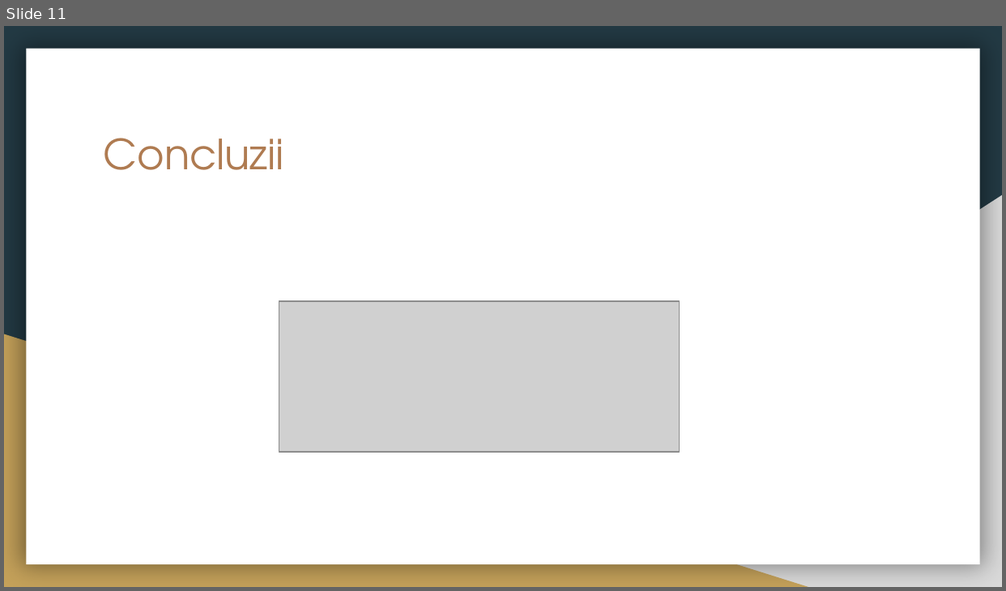
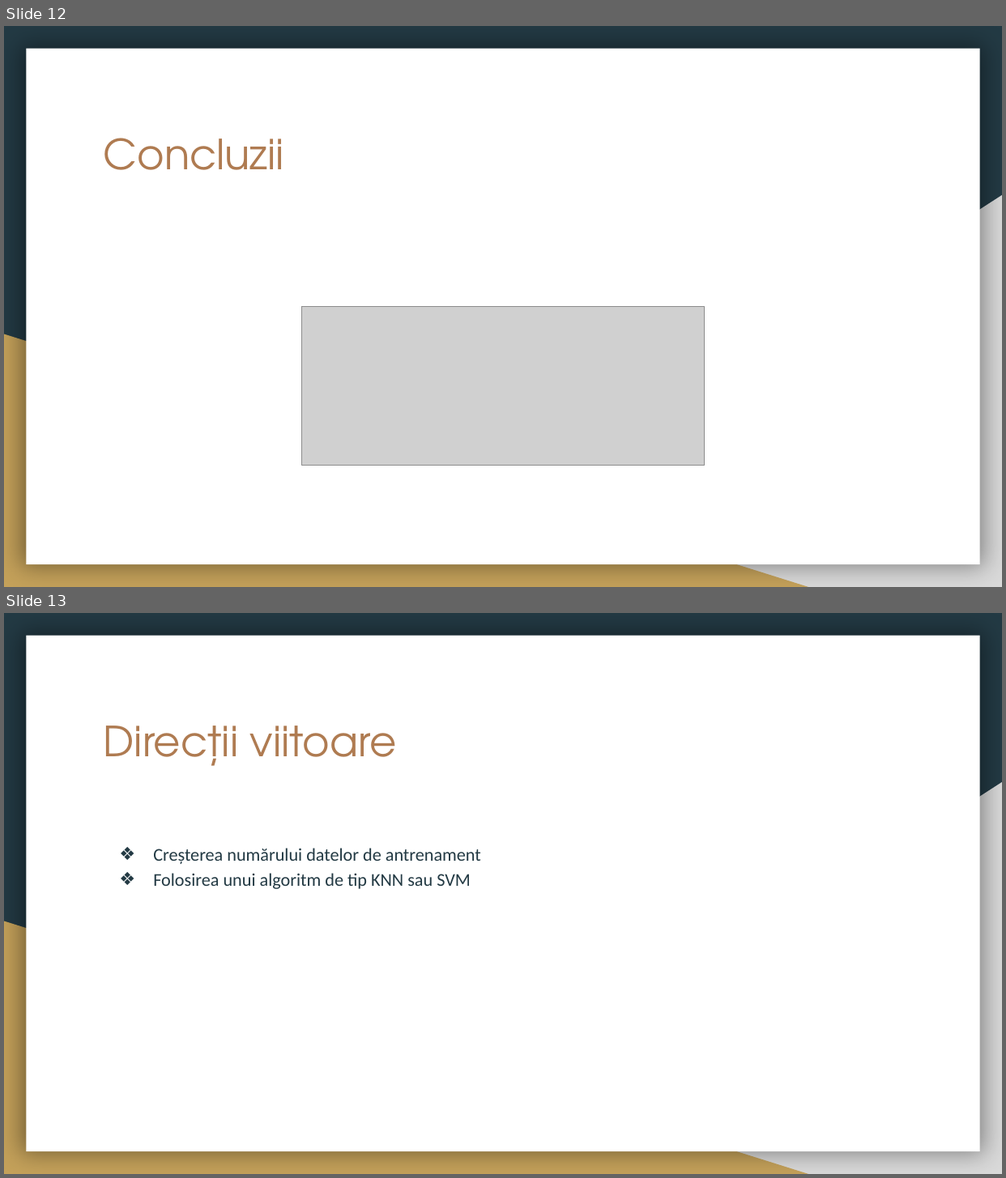
Before and after one commit to CiprianBodnar/BodnarIoanCiprianLicenta2019, a slide deck: Licenta2019BodnarIoanCiprian/Licenta.pptx. Shown one above the other, each under a label of ours: slide 11 before the commit, slides 12 and 13 after it. The pictures are 1006x591 and 1006x1178 pixels, drawn with LibreOffice and Linux fonts; fonts in the diff are those of the drawing; grey boxes stand for pictures. Boxes give left, top, right and bottom in pixels: in the first picture for what was removed or moved away, otherwise in the second. Text is boxed around its words. In the diff, an @@ line names an element or a change of style, - is before the commit and + after.

```diff
--- a/Licenta2019BodnarIoanCiprian/Licenta.pptx
+++ b/Licenta2019BodnarIoanCiprian/Licenta.pptx
@@ slide 13 added at <box>4,613,1002,1174</box>, background #233A44; not listed: 3 template elements that a slide beside it also shows @@
@@ title added at <box>104,726,397,766</box>, 30 pt, text #AF7B51 @@
+Direcții viitoare
@@ text added at <box>153,848,481,889</box>, 13 pt, text #233A44 @@
+❖ Creșterea numărului datelor de antrenament
+❖ Folosirea unui algoritm de tip KNN sau SVM
@@ what was slide 11 is now slide 12 @@
@@ slide 12 changed as well @@
@@ picture: place and size @@
-picture at <box>279,301,680,452</box>
+picture at <box>301,306,704,465</box>
```
Also in this commit, not shown: 4 other slides changed, 7 other slides added, 7 slides removed, 1 other file.
